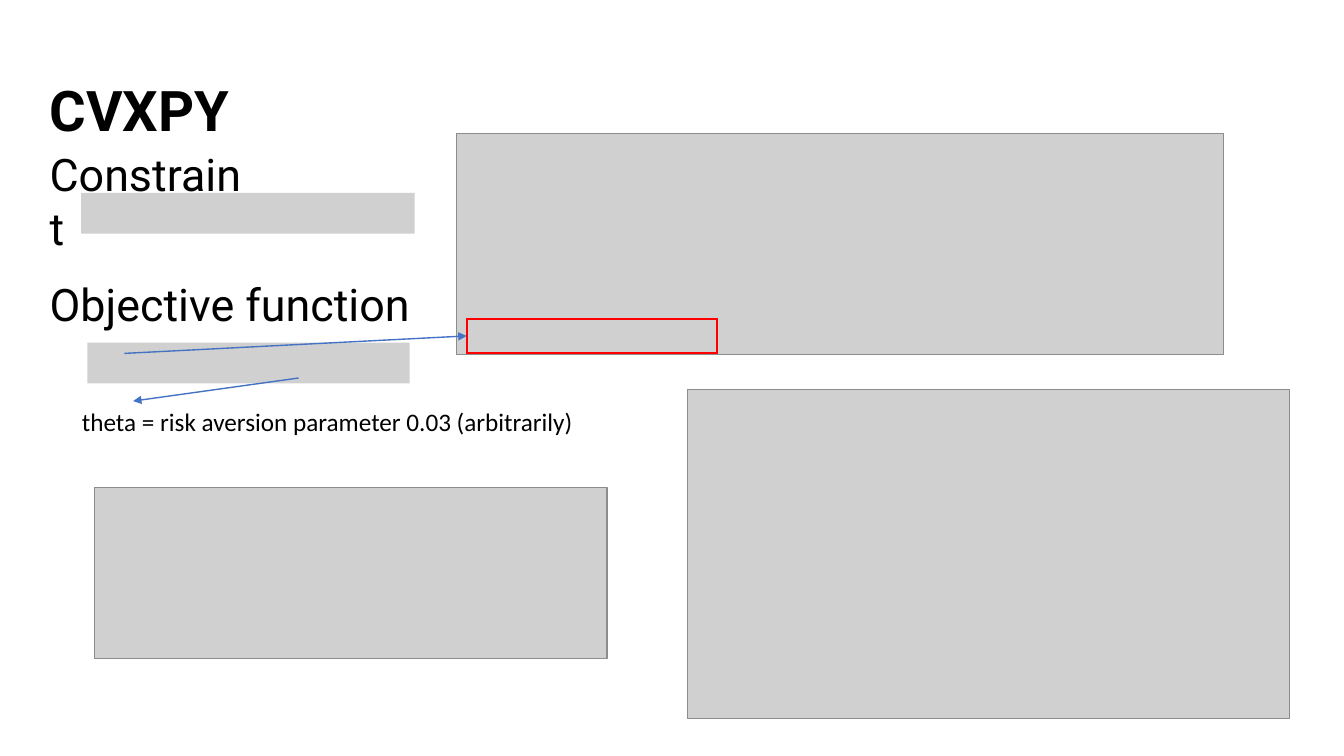
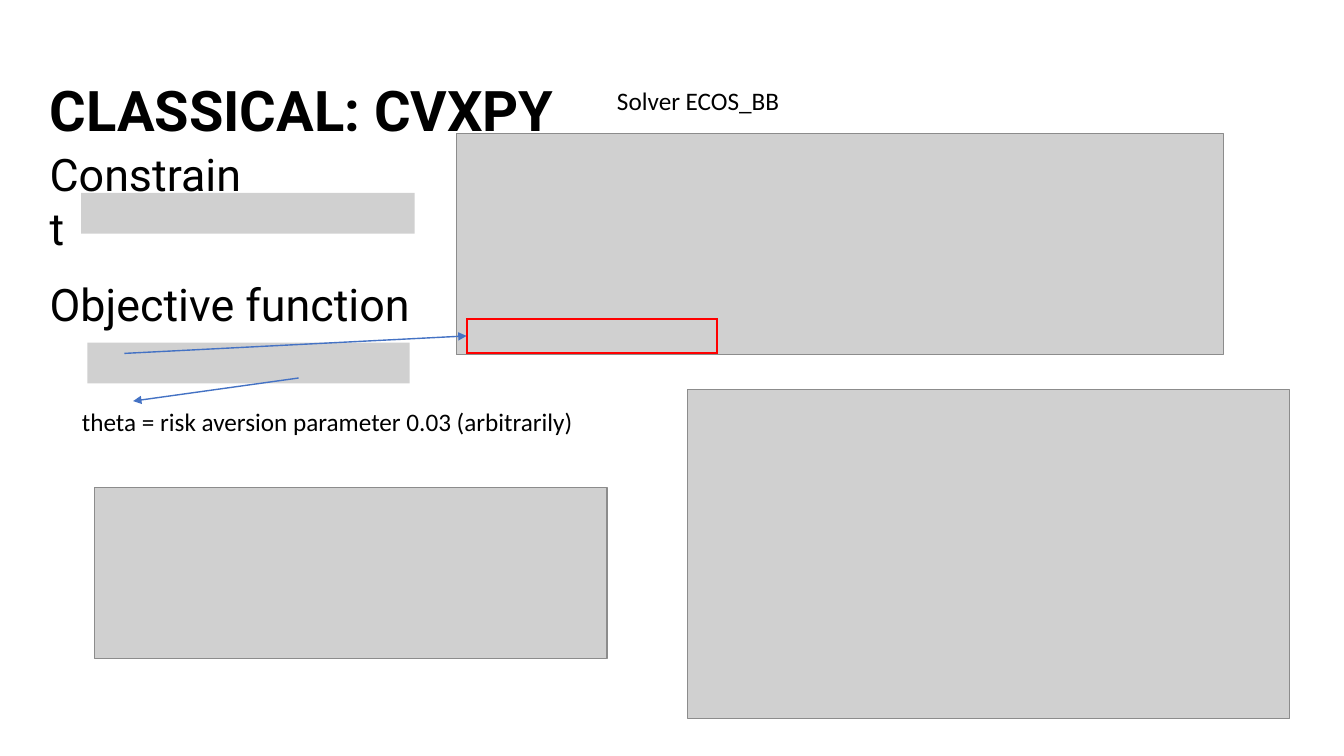
Before and after one commit to tulliavu/QPO, a slide deck: slide 6 of Financial Modeling Using Quantum Computing.pptx. Drawn at 1344x756 pixels with LibreOffice and Linux fonts; fonts in the diff are those of the drawing; grey boxes stand for pictures. Boxes give left, top, right and bottom in pixels: in the first picture for what was removed or moved away, otherwise in the second. Text is boxed around its words. In the diff, an @@ line names an element or a change of style, - is before the commit and + after.

```diff
--- a/Financial Modeling Using Quantum Computing.pptx
+++ b/Financial Modeling Using Quantum Computing.pptx
@@ text at [50,90,553,145]: text changed @@
-CVXPY
+CLASSICAL: CVXPY
@@ text added at [617,92,779,114], 18 pt, text #000000 @@
+Solver ECOS_BB
```
Also in this commit, not shown: 1 other slide changed, 3 slides added, 3 other files.
